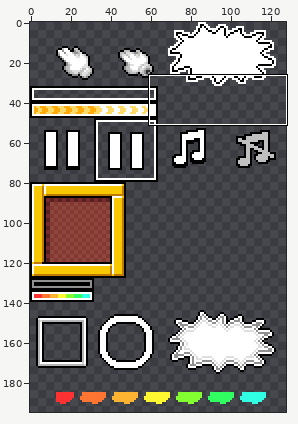
Two states of a sprite sheet, happydash.gmx/sprites/images/spriteHud_0.png. Above: a wide view before the commit, with the close-up outlined.
Close-up. Before the edit:
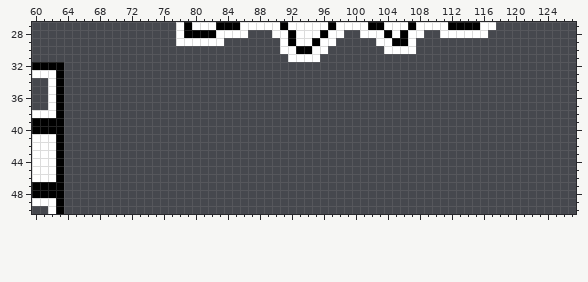
The file is 128x288 pixels. Shown: x 60..127, y 27..50. The wide view leaves out empty margins.
Now the later version:
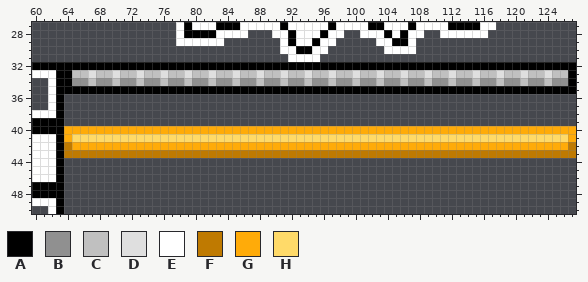
Palette (. is transparent): A #000000  B #909090  C #c0c0c0  D #dfdfdf  E #ffffff  F #bf7a01  G #ffab09  H #ffda69
Diff:
{"y":32,"x":64,"old":"................................................................","new":"AAAAAAAAAAAAAAAAAAAAAAAAAAAAAAAAAAAAAAAAAAAAAAAAAAAAAAAAAAAAAAAA"}
{"y":33,"x":64,"old":"................................................................","new":"ACCDCCDCCDCCDCCDCCDCCDCCDCCDCCDCCDCCDCCDCCDCCDCCDCCDCCDCCDCCDCCA"}
{"y":34,"x":64,"old":"................................................................","new":"ABBCBBCBBCBBCBBCBBCBBCBBCBBCBBCBBCBBCBBCBBCBBCBBCBBCBBCBBCBBCBBA"}
{"y":35,"x":64,"old":"................................................................","new":"AAAAAAAAAAAAAAAAAAAAAAAAAAAAAAAAAAAAAAAAAAAAAAAAAAAAAAAAAAAAAAAA"}
{"y":40,"x":64,"old":"................................................................","new":"GGGGGGGGGGGGGGGGGGGGGGGGGGGGGGGGGGGGGGGGGGGGGGGGGGGGGGGGGGGGGGGG"}
{"y":41,"x":64,"old":"................................................................","new":"GHHHHHHHHHHHHHHHHHHHHHHHHHHHHHHHHHHHHHHHHHHHHHHHHHHHHHHHHHHHHHHG"}
{"y":42,"x":64,"old":"................................................................","new":"FGGGGGGGGGGGGGGGGGGGGGGGGGGGGGGGGGGGGGGGGGGGGGGGGGGGGGGGGGGGGGGF"}
{"y":43,"x":64,"old":"................................................................","new":"FFFFFFFFFFFFFFFFFFFFFFFFFFFFFFFFFFFFFFFFFFFFFFFFFFFFFFFFFFFFFFFF"}
{"label":"added","picture_box":[64,62,576,94]}
{"label":"added","picture_box":[64,126,576,158]}
